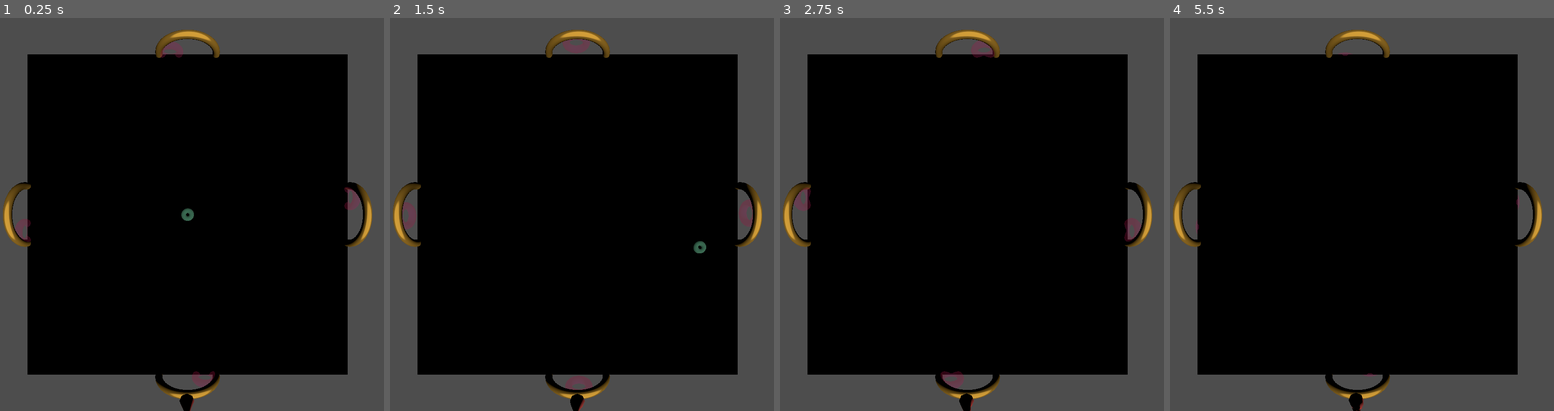
Above: before the commit, frames 1-4 (left to right).
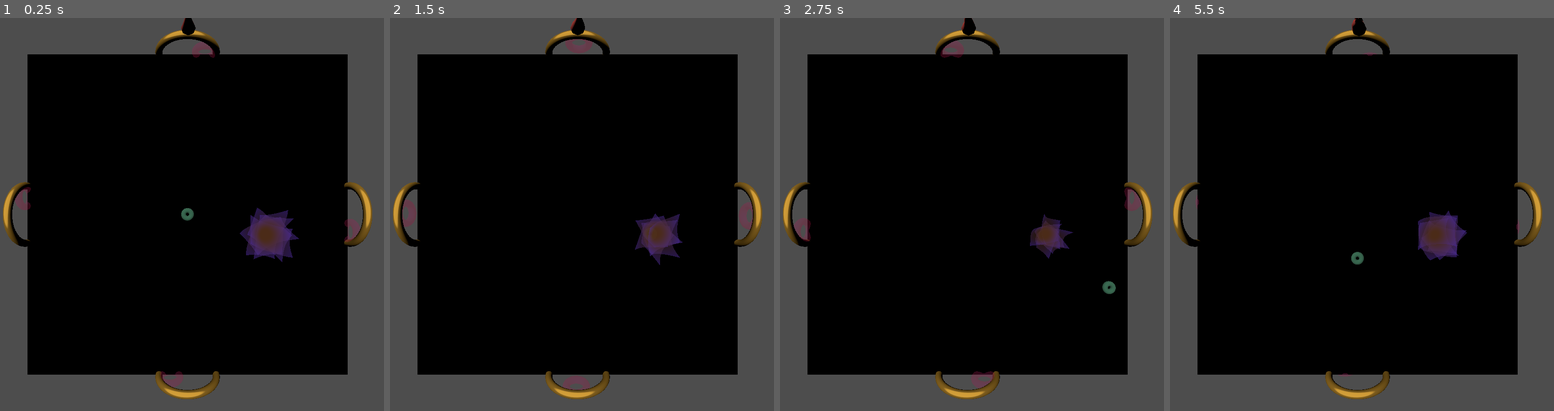
Above: after the commit, the same moments.

Repository: peach-codes/waiting_for
Game: Godot game, scene res://viewer.tscn
Same seed, same stepped clock (60 frames per second), same inputs: the game is played once before the commit and once after it.
Inputs:
- Up to frame 1 (0.25 s): no input
- Up to frame 2 (1.5 s): hold Right (ui_right) 0.53-1.28 s; hold Down (ui_down) from 1.28 s (still down)
- Up to frame 3 (2.75 s): release Down (ui_down) at 2.03 s; hold Right (ui_right) from 2.03 s (still down)
- Up to frame 4 (5.5 s): release Right (ui_right) at 2.78 s; hold Up (ui_up) 2.78-3.53 s; hold Left (ui_left) 3.53-5.03 s; hold Down (ui_down) from 5.03 s (still down)

The runs differ from the first frame. In frame 1, 3.8% of the frame differs, in the area x 0-97%, y 0-100%; in frame 2, 2.9%; in frame 3, 3.4%; in frame 4, 3.0%.

Commit message:
second day's work
follow-cam is broken and in progress
floor is still a bit janky, but functional
grid mode appears to work

Diff:
--- /dev/null
+++ b/sandbox/return23/scripts/character.gd
@@ -0,0 +1,56 @@
+extends CharacterBody3D
+
+
+const SPEED = 3.0
+const JUMP_VELOCITY = 4.5
+
+var follow_cam: bool
+
+# Get the gravity from the project settings to be synced with RigidBody nodes.
+var gravity = ProjectSettings.get_setting("physics/3d/default_gravity")
+
+func set_follow_cam(follow_setting):
+	follow_cam = follow_setting
+
+
+func _physics_process(delta):
+	# Add the gravity.
+	if not is_on_floor():
+		velocity.y -= gravity * delta
+
+
+	var input_dir = Input.get_vector("ui_left", "ui_right", "ui_up", "ui_down")
+	var direction = (transform.basis * Vector3(input_dir.x, 0, input_dir.y)).normalized()
+
+	if follow_cam:
+		if direction:
+			rotate_y(delta * direction.x)
+			velocity.z = direction.z * SPEED
+		else:
+			velocity.z = move_toward(velocity.z, 0, SPEED)
+
+	else:
+		if direction:
+			velocity.x = direction.x * SPEED
+			velocity.z = direction.z * SPEED
+		else:
+			velocity.x = move_toward(velocity.x, 0, SPEED)
+			velocity.z = move_toward(velocity.z, 0, SPEED)
+
+	move_and_slide()
+
+
+func reset(last_exit):
+	# 1 = up, 2 = right
+	# 3 = down, 4 = left
+	# we need to do the opposite because we are "entering"
+	velocity = Vector3.ZERO
+
+	if last_exit == 1:
+		position = Vector3(0.0, 0.5, 4.0)
+	elif last_exit == 2:
+		position = Vector3(-4.0, 0.5, 0.0)
+	elif last_exit == 3:
+		position = Vector3(0.0, 0.5, -4.0)
+	else:
+		position = Vector3(4.0, 0.5, 0.0)
--- /dev/null
+++ b/sandbox/return23/scripts/flower_pivot.gd
@@ -0,0 +1,26 @@
+extends Node3D
+
+	# 1 = up, 2 = right
+	# 3 = down, 4 = left
+	# we're going from an i in a for loop, so 0 - 3
+func change_things(exit_info):
+	position = Vector3(0.0, 0.2, 0.0)
+	if !exit_info.is_empty():
+		if 0 in exit_info:
+			position += Vector3(0.0, 0.0, -3.0)
+		elif 1 in exit_info:
+			position += Vector3(3.0, 0.0, 0.0)
+		elif 2 in exit_info:
+			position += Vector3(0.0, 0.0, 3.0)
+		elif 3 in exit_info:
+			position += Vector3(-3.0, 0.0, 0.0)
+	position += Vector3(randf_range(-1.0, 1.0), 0.0, randf_range(-1.0, 1.0))
+
+# Called when the node enters the scene tree for the first time.
+func _ready():
+	pass # Replace with function body.
+
+
+# Called every frame. 'delta' is the elapsed time since the previous frame.
+func _process(delta):
+	pass
--- /dev/null
+++ b/sandbox/return23/scripts/indicator_pivot.gd
@@ -0,0 +1,30 @@
+extends Node3D
+
+var indicator
+
+# Called when the node enters the scene tree for the first time.
+func _ready():
+	indicator = get_node("indicator")
+
+
+# Called every frame. 'delta' is the elapsed time since the previous frame.
+func _process(delta):
+	#rotate_y(0.25 * delta);
+	pass
+
+func change_things(progress, exit):
+	# 1 = up, 2 = right
+	# 3 = down, 4 = left
+	# move the marker
+	if exit == 1:
+		position = Vector3(0.0, 1.5, -5.0)
+	elif exit == 2:
+		position = Vector3(5.0, 1.5, 0.0)
+	elif exit == 3:
+		position = Vector3(0.0, 1.5, 5.0)
+	else:
+		position = Vector3(-5.0, 1.5, 0.0)
+
+	# update progress
+	#currently broken
+	indicator.mesh.material.set_shader_parameter("progress", progress)
--- /dev/null
+++ b/sandbox/return23/scripts/viewer.gd
@@ -0,0 +1,184 @@
+extends Node3D
+
+var vis_floor
+var character
+var indicator_pivot
+var congrats
+var flower_pivot
+var camera_pivot
+
+const INCR = 0.1
+const DIMENSION = 20.0
+const DIM_INT = 20
+const follow_cam = false
+
+var rng = RandomNumberGenerator.new()
+
+var map_array = []
+var color_array = []
+var start: int
+var exit: int
+var exit_progress: float
+var exit_progress_delta: float
+var initial_exit_dist: float
+var start_progress: float
+var start_progress_delta: float
+var incr: float
+var current_exit: int
+var player_pos = []
+var start_pos = []
+var exit_pos
+
+func rand_color():
+	return Vector3(rng.randf(), rng.randf(), rng.randf())
+
+func dist(a,b):
+	return sqrt((b[0] - a[0])**2 + (b[1] - a[1])**2)
+
+func find_exits(pos_0, pos_1):
+	# checks the 4 bordering points, then takes straight line distance to the exit point
+	# returns an array with the straight line distance from the _next_ point to the exit as the first element
+	# and a list of points that share that min distance
+	var dists = []
+	var current_min
+	var retval = []
+	# 1 = up, 2 = right
+	# 3 = down, 4 = left
+	dists.append( dist( [int((pos_0[0] - 1 + DIM_INT)) % DIM_INT, pos_0[1]], pos_1) )
+	dists.append( dist( [pos_0[0], (pos_0[1] + 1) % DIM_INT], pos_1) )
+	dists.append( dist( [int((pos_0[0] + 1)) % DIM_INT, pos_0[1]], pos_1) )
+	dists.append( dist( [pos_0[0], (pos_0[1] - 1 + DIM_INT) % DIM_INT], pos_1) )
+
+	current_min = dists[0]
+	for i in range(4):
+		if dists[i] < current_min:
+			current_min = dists[i]
+	retval.push_back(current_min)
+	for i in range(4):
+		if dists[i] == current_min:
+			retval.push_back(i)
+
+	return retval
+
+func map_update():
+
+	var exit_info = []
+	var start_info = []
+
+	# find distances from the nearest 4 squares to the start and finish
+	exit_info = find_exits(player_pos, exit_pos)
+	start_info = find_exits(player_pos, start_pos)
+
+	print("player: ", player_pos)
+	print("exit: ", exit_pos, " - start: ", start_pos)
+	print("distance and exits: ", exit_info)
+
+	exit_progress = 1.0 - (abs(exit_info.pop_front() - 1.0) / (initial_exit_dist))
+	start_progress = start_info.pop_front() - 1.0
+	# send "hint" info to indicators
+	indicator_pivot.change_things(start_progress, start_info.pick_random())
+	flower_pivot.change_things(exit_info)
+	# update floor color
+	vis_floor.change_things(exit_progress, start_progress)
+
+
+func map_initialize(mode):
+
+	exit_progress = 0.0
+	exit_progress_delta = 0.0
+	start_progress = 1.0
+	start_progress_delta = 0.0
+
+	# starting logic for random exit + constant progress mode
+	current_exit = (randi() % 4) + 1
+	incr = INCR
+
+	# starting logic for random start/end in square grid
+	map_array.resize(DIMENSION * DIMENSION)
+	map_array.fill(0.0)
+	start = rng.randi_range(0, DIMENSION * DIMENSION - 1.0)
+	exit = rng.randi_range(0, DIMENSION * DIMENSION - 1.0)
+	while exit == start:
+		push_warning("hey now\n")
+		exit = rng.randi_range(0, DIMENSION * DIMENSION - 1.0)
+
+	color_array = [rand_color(), rand_color()]
+	vis_floor.set_colors(color_array)
+	# (row, column), row-major
+	# 00 01 02   0 1 2
+	# 10 11 12   3 4 5
+	# 20 21 22   6 7 8
+	start_pos = [floor(start / DIMENSION), (start % int(DIMENSION))]
+	exit_pos = [floor(exit / DIMENSION), (exit % int(DIMENSION))]
+
+	player_pos = [start_pos[0], start_pos[1]]
+	initial_exit_dist = dist(start_pos, exit_pos)
+
+	print(start, " ", start_pos)
+	print(exit, " ", exit_pos)
+	print(initial_exit_dist)
+
+
+# Called when the node enters the scene tree for the first time.
+func _ready():
+	rng.randomize()
+	vis_floor = get_node("stand_in_floor/basic_floor/vis_floor")
+	character = get_node("character")
+	character.set_follow_cam(follow_cam)
+	indicator_pivot = get_node("indicator_pivot")
+	congrats = get_node("messages")
+	congrats.hide() #this should really go to messages or congrats
+	flower_pivot = get_node("structures/flower_pivot")
+	camera_pivot = get_node("CameraPivot")
+
+
+	map_initialize("grid")
+	#map_initialize("random")
+	map_update()
+
+
+	indicator_pivot.change_things(0.0, current_exit)
+
+
+
+# Called every frame. 'delta' is the elapsed time since the previous frame.
+func _process(delta):
+	if follow_cam:
+		camera_pivot.position = character.position + Vector3(0.0, 1.0, 0.8)
+		camera_pivot.rotation.x = PI/3.0
+
+
+func change_things(last_exit):
+	# 1 = up, 2 = right
+	# 3 = down, 4 = left
+	# pass info along to shaders
+	# reset player
+
+	# show success
+	# this sucks and is excessive
+	if (int(player_pos[0]) == int(exit_pos[0])) && ( int(player_pos[1]) == int(exit_pos[1]) ):
+		congrats.show()
+
+	# start of new cycle
+	map_update()
+	character.reset(last_exit)
+
+
+func _on_exit_up_entered(area):
+	player_pos[0] = int(player_pos[0] - 1 + DIM_INT) % DIM_INT
+	change_things(1)
+
+
+func _on_exit_down_entered(area):
+	player_pos[0] = int(player_pos[0] + 1) % DIM_INT
+	change_things(3)
+
+
+func _on_exit_left_entered(area):
+	player_pos[1] = int(player_pos[1] - 1 + DIM_INT) % DIM_INT
+	change_things(4)
+
+
+func _on_exit_right_entered(area):
+	player_pos[1] = int(player_pos[1] + 1) % DIM_INT
+	change_things(2)
--- /dev/null
+++ b/sandbox/return23/scripts/vis_floor.gd
@@ -0,0 +1,19 @@
+extends MeshInstance3D
+
+
+# Called when the node enters the scene tree for the first time.
+func _ready():
+	change_things(0.0, 1.0)
+
+
+# Called every frame. 'delta' is the elapsed time since the previous frame.
+func _process(delta):
+	pass
+
+
+func change_things(exit_progress, start_progress):
+	mesh.material.set_shader_parameter("exit_progress", exit_progress)
+	mesh.material.set_shader_parameter("start_progress", start_progress)
+
+func set_colors(color_in):
+	mesh.material.set_shader_parameter("color_in", color_in)
--- /dev/null
+++ b/sandbox/return23/shaders/donut0.gdshader
@@ -0,0 +1,8 @@
+shader_type spatial;
+
+void fragment() {
+	ALBEDO = vec3(0.2, 0.4, 0.3);
+	if(sin(TIME * VERTEX.x) > 0.98){
+		ALBEDO += vec3(0.3, 0.0, 0.0);
+	}
+}
--- /dev/null
+++ b/sandbox/return23/shaders/exit_arch.gdshader
@@ -0,0 +1,8 @@
+shader_type spatial;
+render_mode specular_toon;
+
+void fragment() {
+	ROUGHNESS = 0.3;
+	METALLIC = 0.0;
+	ALBEDO = vec3(0.54, 0.4, 0.14);
+}
--- /dev/null
+++ b/sandbox/return23/shaders/flower.gdshader
@@ -0,0 +1,21 @@
+shader_type spatial;
+
+const float height = 1.0;
+const float radius = 1.0;
+
+// yellow center, pink/lavendar petals
+// i used 5 petals (each rotated from the pivot) to make this effect
+
+void vertex() {
+	// these numbers, espeically the color blending, is basically random
+	// went off of look instead of real math, sorryyy
+	VERTEX.y = sqrt(2.0 * VERTEX.x * VERTEX.x + VERTEX.z * VERTEX.z);
+	VERTEX.x += sin(TIME + VERTEX.x) * (VERTEX.y) / 3.0;
+	VERTEX.z += sin(2.0 * TIME + VERTEX.x) * VERTEX.y / 3.0;
+	COLOR = ((VERTEX.y - 0.6) / 2.0) * vec4(0.0, 0.0, 1.0, 1.0);
+}
+
+void fragment() {
+	ALPHA = 0.5;
+	ALBEDO = COLOR.xyz + vec3(0.3, 0.15, 0.1);
+}
--- /dev/null
+++ b/sandbox/return23/shaders/indicator.gdshader
@@ -0,0 +1,13 @@
+shader_type spatial;
+
+uniform float progress;
+
+void vertex() {
+	VERTEX.x += abs(sin(TIME * (1.0 - VERTEX.y)) / 10.0);
+	VERTEX.y += abs(cos(TIME * (1.0 - VERTEX.y)) / 10.0);
+}
+
+void fragment() {
+	ALPHA = 1.0 - progress;
+	ALBEDO = vec3(0.9, 0.20, 0.13);
+}
--- /dev/null
+++ b/sandbox/return23/shaders/inner_torus.gdshader
@@ -0,0 +1,18 @@
+shader_type spatial;
+
+uniform vec3 heyo;
+
+void vertex() {
+	VERTEX.x += sin(TIME) * 0.55;
+	VERTEX.z += cos(TIME) * 0.55;
+}
+
+void fragment() {
+	ALPHA = 0.3;
+	METALLIC = 0.0;
+	ALBEDO = vec3(0.13, 0.0, 0.3);
+	ALBEDO += heyo;
+
+	FOG = vec4(1.0, 0.0, 0.0, 0.3);
+	EMISSION = vec3(0.3, 0.1, 0.3);
+}
--- /dev/null
+++ b/sandbox/return23/shaders/simple0.gdshader
@@ -0,0 +1,19 @@
+shader_type spatial;
+render_mode blend_mix;
+
+uniform vec3 color_in[2];
+// + color_in * (sin(TIME / 10.0) + 1.0) / 2.0;
+uniform float exit_progress;
+uniform float start_progress;
+render_mode specular_toon;
+
+void fragment() {
+	ROUGHNESS = 0.1;
+	METALLIC = 0.1;
+	//ALBEDO = mix(vec3(0.0, 0.0, 0.0), color_in[0], exit_progress);
+	ALBEDO = vec3(0.0, 0.0, 0.0);
+	ALBEDO += color_in[1] * 0.5 * (sin(start_progress * TIME * 2.0));
+	//
+	//ALBEDO += color_in[0];
+	//ALBEDO += color_in[1] * ((sin(TIME + sqrt(VERTEX.x * VERTEX.x + VERTEX.y * VERTEX.y)) + 1.0) / 2.0);
+}
--- /dev/null
+++ b/sandbox/return23/shaders/text.gdshader
@@ -0,0 +1,11 @@
+shader_type spatial;
+
+void vertex() {
+	VERTEX.x += sin(TIME / 2.0);
+	VERTEX.z += 0.5 * (sin(TIME / 1.5) + 1.0) / 2.0;
+	VERTEX.y += cos(TIME / PI) / 5.0;
+}
+
+void fragment() {
+	ALBEDO = mix(vec3(1.0, 0.9, 0.3), vec3(0.0, 0.4, 0.7), sin(TIME));
+}
--- a/sandbox/return23/viewer.tscn
+++ b/sandbox/return23/viewer.tscn
@@ -1,22 +1,24 @@
-[gd_scene load_steps=28 format=3 uid="uid://btn2e0wyyxb86"]
-
-[ext_resource type="Script" path="res://viewer.gd" id="1_031a4"]
-[ext_resource type="Shader" path="res://simple0.gdshader" id="1_ufaub"]
-[ext_resource type="Shader" path="res://donut0.gdshader" id="2_aa20t"]
-[ext_resource type="Script" path="res://CameraPivot.gd" id="2_wq3aa"]
-[ext_resource type="Script" path="res://vis_floor.gd" id="3_3th1r"]
-[ext_resource type="Script" path="res://character.gd" id="3_o0nt8"]
-[ext_resource type="Shader" path="res://exit_arch.gdshader" id="6_ab2so"]
-[ext_resource type="Shader" path="res://inner_torus.gdshader" id="7_5ndi4"]
-[ext_resource type="Shader" path="res://indicator.gdshader" id="8_0lnq2"]
-[ext_resource type="Script" path="res://indicator_pivot.gd" id="8_k7egh"]
-[ext_resource type="Shader" path="res://text.gdshader" id="11_crk7n"]
+[gd_scene load_steps=32 format=3 uid="uid://c1poio7f0x5gw"]
+
+[ext_resource type="Script" path="res://scripts/viewer.gd" id="1_av4h3"]
+[ext_resource type="Shader" path="res://shaders/simple0.gdshader" id="3_tlste"]
+[ext_resource type="Script" path="res://scripts/vis_floor.gd" id="4_44u6e"]
+[ext_resource type="Script" path="res://scripts/character.gd" id="5_c4efa"]
+[ext_resource type="Shader" path="res://shaders/donut0.gdshader" id="6_o0a2n"]
+[ext_resource type="Shader" path="res://shaders/exit_arch.gdshader" id="7_y675g"]
+[ext_resource type="Shader" path="res://shaders/inner_torus.gdshader" id="8_4vncw"]
+[ext_resource type="Script" path="res://scripts/indicator_pivot.gd" id="9_rr8dy"]
+[ext_resource type="Shader" path="res://shaders/indicator.gdshader" id="10_1vdab"]
+[ext_resource type="Shader" path="res://shaders/text.gdshader" id="11_lhg1b"]
+[ext_resource type="Script" path="res://scripts/flower_pivot.gd" id="12_6khg7"]
+[ext_resource type="Shader" path="res://shaders/flower.gdshader" id="12_rd032"]
 
 [sub_resource type="ShaderMaterial" id="ShaderMaterial_ocfsm"]
 render_priority = 0
-shader = ExtResource("1_ufaub")
+shader = ExtResource("3_tlste")
 shader_parameter/color_in = PackedVector3Array(0.2, 0, 0, 0, 0, 0.8)
-shader_parameter/progress = null
+shader_parameter/exit_progress = null
+shader_parameter/start_progress = null
 
 [sub_resource type="PlaneMesh" id="PlaneMesh_fr568"]
 material = SubResource("ShaderMaterial_ocfsm")
@@ -29,7 +31,7 @@
 
 [sub_resource type="ShaderMaterial" id="ShaderMaterial_cpom3"]
 render_priority = 0
-shader = ExtResource("2_aa20t")
+shader = ExtResource("6_o0a2n")
 
 [sub_resource type="TorusMesh" id="TorusMesh_bcvsf"]
 material = SubResource("ShaderMaterial_cpom3")
@@ -41,7 +43,7 @@
 
 [sub_resource type="ShaderMaterial" id="ShaderMaterial_0xh5e"]
 render_priority = 0
-shader = ExtResource("6_ab2so")
+shader = ExtResource("7_y675g")
 
 [sub_resource type="TorusMesh" id="TorusMesh_wvskd"]
 material = SubResource("ShaderMaterial_0xh5e")
@@ -53,7 +55,7 @@
 
 [sub_resource type="ShaderMaterial" id="ShaderMaterial_2fneg"]
 render_priority = 0
-shader = ExtResource("7_5ndi4")
+shader = ExtResource("8_4vncw")
 shader_parameter/heyo = null
 
 [sub_resource type="TorusMesh" id="TorusMesh_n63fl"]
@@ -67,7 +69,7 @@
 
 [sub_resource type="ShaderMaterial" id="ShaderMaterial_g43xh"]
 render_priority = 0
-shader = ExtResource("8_0lnq2")
+shader = ExtResource("10_1vdab")
 shader_parameter/progress = null
 
 [sub_resource type="TubeTrailMesh" id="TubeTrailMesh_ea12p"]
@@ -79,21 +81,32 @@
 
 [sub_resource type="ShaderMaterial" id="ShaderMaterial_ghbs7"]
 render_priority = 0
-shader = ExtResource("11_crk7n")
+shader = ExtResource("11_lhg1b")
 
 [sub_resource type="TextMesh" id="TextMesh_bgdcy"]
 material = SubResource("ShaderMaterial_ghbs7")
 text = "COngrats, you did it!"
 
+[sub_resource type="ShaderMaterial" id="ShaderMaterial_acjul"]
+render_priority = 0
+shader = ExtResource("12_rd032")
+
+[sub_resource type="PlaneMesh" id="PlaneMesh_jcrhm"]
+material = SubResource("ShaderMaterial_acjul")
+subdivide_width = 10
+subdivide_depth = 10
+
+[sub_resource type="CylinderShape3D" id="CylinderShape3D_6xftk"]
+radius = 0.7
+
 [node name="Viewer" type="Node3D"]
-script = ExtResource("1_031a4")
+script = ExtResource("1_av4h3")
 
 [node name="CameraPivot" type="Node3D" parent="."]
 transform = Transform3D(1, 0, 0, 0, 1, 0, 0, 0, 1, 0, 8, 0)
-script = ExtResource("2_wq3aa")
 
 [node name="Camera3D" type="Camera3D" parent="CameraPivot"]
-transform = Transform3D(-1, 8.74228e-08, 3.82137e-15, 0, -4.37114e-08, 1, 8.74228e-08, 1, 4.37114e-08, 0, 0, 0)
+transform = Transform3D(1, 0, 0, 0, -4.37114e-08, 1, 0, -1, -4.37114e-08, 0, 0, 0)
 
 [node name="stand_in_floor" type="Node3D" parent="."]
 
@@ -103,7 +116,7 @@
 [node name="vis_floor" type="MeshInstance3D" parent="stand_in_floor/basic_floor"]
 transform = Transform3D(1, 0, 0, 0, 1, 0, 0, 0, 1, 0, 0, -0.000411272)
 mesh = SubResource("PlaneMesh_fr568")
-script = ExtResource("3_3th1r")
+script = ExtResource("4_44u6e")
 
 [node name="col_floor" type="CollisionShape3D" parent="stand_in_floor/basic_floor"]
 shape = SubResource("BoxShape3D_aevtw")
@@ -112,7 +125,7 @@
 transform = Transform3D(0.2, 0, 0, 0, 0.2, 0, 0, 0, 0.2, 0, 0.2, 0)
 collision_layer = 2
 collision_mask = 5
-script = ExtResource("3_o0nt8")
+script = ExtResource("5_c4efa")
 
 [node name="pivot" type="Node3D" parent="character"]
 
@@ -125,7 +138,7 @@
 [node name="exits" type="Node3D" parent="."]
 
 [node name="exit_up" type="StaticBody3D" parent="exits"]
-transform = Transform3D(-4.37114e-08, 0, 1, 0, 1, 0, -1, 0, -4.37114e-08, 0, 0, 5)
+transform = Transform3D(-4.37114e-08, 0, 1, 0, 1, 0, -1, 0, -4.37114e-08, 0, 0, -5)
 
 [node name="MeshInstance3D" type="MeshInstance3D" parent="exits/exit_up"]
 transform = Transform3D(-4.37114e-08, -1, 0, 1, -4.37114e-08, 0, 0, 0, 1, 0, 0, 0)
@@ -144,7 +157,7 @@
 mesh = SubResource("TorusMesh_n63fl")
 
 [node name="exit_down" type="StaticBody3D" parent="exits"]
-transform = Transform3D(1.19249e-08, 0, -1, 0, 1, 0, 1, 0, 1.19249e-08, 0, 0, -5)
+transform = Transform3D(1.19249e-08, 0, -1, 0, 1, 0, 1, 0, 1.19249e-08, 0, 0, 5)
 
 [node name="MeshInstance3D" type="MeshInstance3D" parent="exits/exit_down"]
 transform = Transform3D(-4.37114e-08, -1, 0, 1, -4.37114e-08, 0, 0, 0, 1, 0, 0, 0)
@@ -163,7 +176,7 @@
 mesh = SubResource("TorusMesh_n63fl")
 
 [node name="exit_left" type="StaticBody3D" parent="exits"]
-transform = Transform3D(-1, 0, -8.74228e-08, 0, 1, 0, 8.74228e-08, 0, -1, 5, 0, 0)
+transform = Transform3D(-1, 0, -8.74228e-08, 0, 1, 0, 8.74228e-08, 0, -1, -5, 0, 0)
 
 [node name="MeshInstance3D" type="MeshInstance3D" parent="exits/exit_left"]
 transform = Transform3D(-4.37114e-08, -1, 0, 1, -4.37114e-08, 0, 0, 0, 1, 0, 0, 0)
@@ -182,7 +195,7 @@
 mesh = SubResource("TorusMesh_n63fl")
 
 [node name="exit_right" type="StaticBody3D" parent="exits"]
-transform = Transform3D(1, 0, 0, 0, 1, 0, 0, 0, 1, -5, 0, 0)
+transform = Transform3D(1, 0, 0, 0, 1, 0, 0, 0, 1, 5, 0, 0)
 
 [node name="MeshInstance3D" type="MeshInstance3D" parent="exits/exit_right"]
 transform = Transform3D(-4.37114e-08, -1, 0, 1, -4.37114e-08, 0, 0, 0, 1, 0, 0, 0)
@@ -205,7 +218,7 @@
 
 [node name="indicator_pivot" type="Node3D" parent="."]
 transform = Transform3D(1, 0, 0, 0, 1, 0, 0, 0, 1, 0, 1.5, 5)
-script = ExtResource("8_k7egh")
+script = ExtResource("9_rr8dy")
 
 [node name="indicator" type="MeshInstance3D" parent="indicator_pivot"]
 transform = Transform3D(0.4, 0, 0, 0, 0.4, 0, 0, 0, 0.4, 0, 0, 0)
@@ -213,9 +226,45 @@
 
 [node name="messages" type="Node3D" parent="."]
 transform = Transform3D(-5, 4.37114e-07, 0, -5.21253e-15, -5.96244e-08, 5, 4.37114e-07, 5, 5.96244e-08, 0, 1, 0)
+visible = false
 
 [node name="congrats" type="MeshInstance3D" parent="messages"]
 mesh = SubResource("TextMesh_bgdcy")
+
+[node name="structures" type="Node3D" parent="."]
+
+[node name="flower_pivot" type="Node3D" parent="structures"]
+transform = Transform3D(0.4, 0, 0, 0, 0.4, 0, 0, 0, 0.4, 3.4, 0.2, -2.3)
+script = ExtResource("12_6khg7")
+
+[node name="petal1" type="MeshInstance3D" parent="structures/flower_pivot"]
+mesh = SubResource("PlaneMesh_jcrhm")
+
+[node name="petal2" type="MeshInstance3D" parent="structures/flower_pivot"]
+transform = Transform3D(-0.173648, 0, 0.984808, 0, 1, 0, -0.984808, 0, -0.173648, 0, 0, 0)
+mesh = SubResource("PlaneMesh_jcrhm")
+
+[node name="petal3" type="MeshInstance3D" parent="structures/flower_pivot"]
+transform = Transform3D(-0.939693, 0, 0.34202, 0, 1, 0, -0.34202, 0, -0.939693, 0, 0, 0)
+mesh = SubResource("PlaneMesh_jcrhm")
+
+[node name="petal4" type="MeshInstance3D" parent="structures/flower_pivot"]
+transform = Transform3D(-0.766044, 0, -0.642788, 0, 1, 0, 0.642788, 0, -0.766044, 0, 0, 0)
+mesh = SubResource("PlaneMesh_jcrhm")
+
+[node name="petal5" type="MeshInstance3D" parent="structures/flower_pivot"]
+transform = Transform3D(-0.12187, 0, -0.992546, 0, 1, 0, 0.992546, 0, -0.12187, 0, 0, 0)
+mesh = SubResource("PlaneMesh_jcrhm")
+
+[node name="Area3D" type="Area3D" parent="structures/flower_pivot"]
+collision_layer = 4
+collision_mask = 2
+
+[node name="CollisionShape3D" type="CollisionShape3D" parent="structures/flower_pivot/Area3D"]
+transform = Transform3D(1, 0, 0, 0, 1, 0, 0, 0, 1, 0, 0.5, 0)
+shape = SubResource("CylinderShape3D_6xftk")
+
+[node name="obilisk_pivot" type="Node3D" parent="structures"]
 
 [connection signal="body_entered" from="exits/exit_up/Area3D" to="." method="_on_exit_up_entered"]
 [connection signal="body_entered" from="exits/exit_down/Area3D" to="." method="_on_exit_down_entered"]
